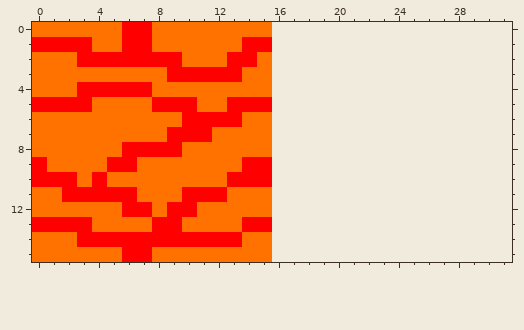
A pixel-art sprite gets an edit: textures/lava.png. Above, as it was before the edit.
The file is 16x16 pixels. The old version is drawn lined up with the new one, on the new canvas.
New version:
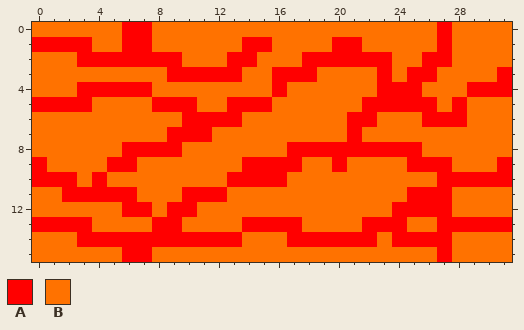
Palette (. is transparent): A #ff0000  B #ff7200
Diff:
canvas 16x16 -> 32x16
y 0: x 16..31 ................ -> BBBBBBBBBBBABBBB
y 1: x 16..31 ................ -> BBBBAABBBBBABBBB
y 2: x 16..31 ................ -> BBAAAAAABBAABBBB
y 3: x 16..31 ................ -> AAABBBBABAABBBBA
y 4: x 16..31 ................ -> ABBBBBBAAABBBAAA
y 5: x 16..31 ................ -> BBBBBBAAAAABABBB
y 6: x 16..31 ................ -> BBBBBAABBBAAABBB
y 7: x 16..31 ................ -> BBBBBABBBBBBBBBB
y 8: x 16..31 ................ -> BAAAAAAAAABBBBBB
y 9: x 16..31 ................ -> AABBABBBBAAABBBA
y 10: x 16..31 ................ -> ABBBBBBBBBBAAAAA
y 11: x 16..31 ................ -> BBBBBBBBBAAABBBB
y 12: x 16..31 ................ -> BBBBBBBBAAAABBBB
y 13: x 16..31 ................ -> AABBBBAAABBAAAAA
y 14: x 16..31 ................ -> BAAAAAABAAAABBBB
y 15: x 16..31 ................ -> BBBBBBBBBBBABBBB
Boxes around the changes in both pictures, in picture pixels (x1, y1, x2, y2):
added: (272, 22, 512, 262)
